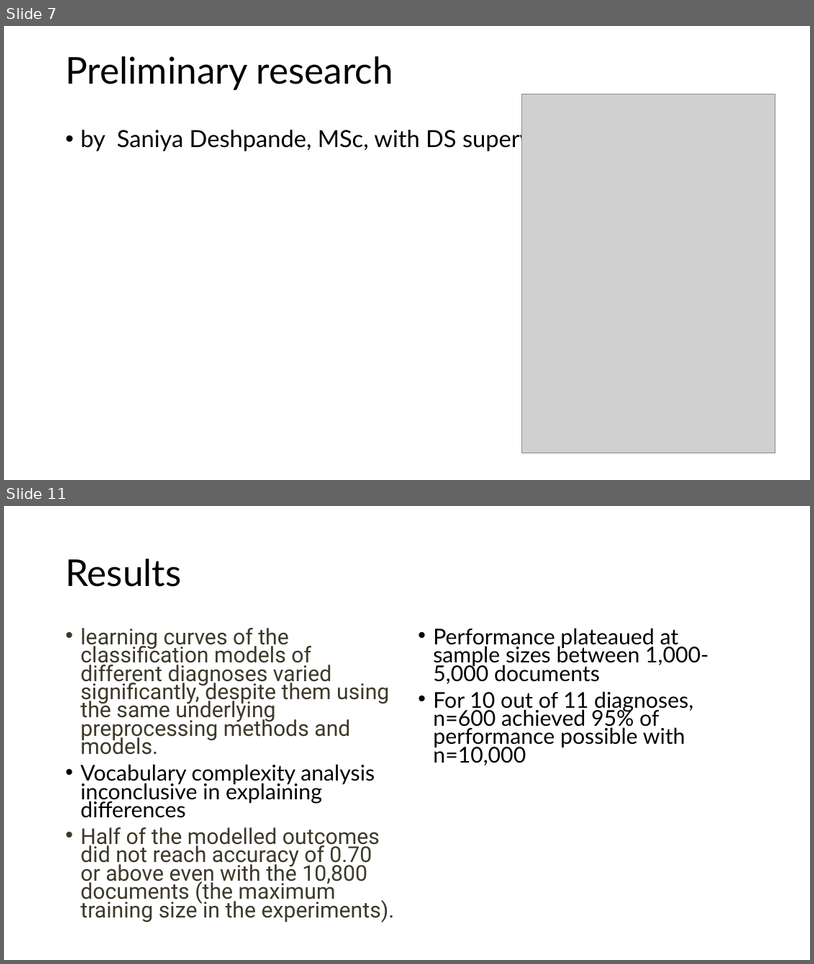
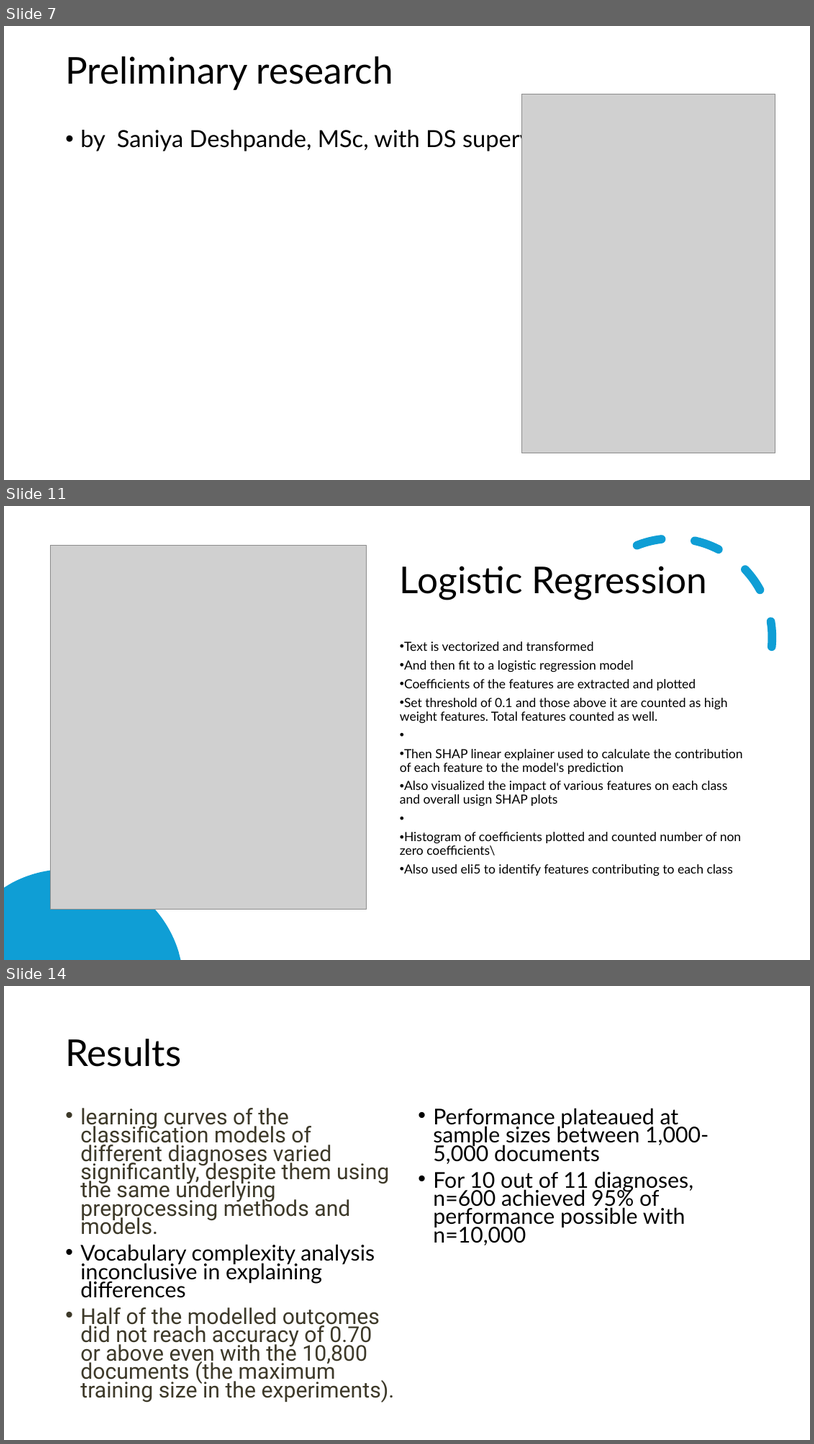
Before and after one commit to dianashams/NLP_sample_size_simulation_study, a slide deck: Determinants of the training corpus size for clinical.pptx. Shown one above the other, each under a label of ours: slides 7 and 11 before the commit, slides 7, 11 and 14 after it; the slides between them are not shown. The pictures are 814x964 and 814x1444 pixels, drawn with LibreOffice and Linux fonts; fonts in the diff are those of the drawing; grey boxes stand for pictures. Boxes give left, top, right and bottom in pixels: in the first picture for what was removed or moved away, otherwise in the second. Text is boxed around its words. In the diff, an @@ line names an element or a change of style, - is before the commit and + after.

Commit message:
added more text and images needs rewording

```diff
--- a/Determinants of the training corpus size for clinical.pptx
+++ b/Determinants of the training corpus size for clinical.pptx
@@ slide 11 added at [4, 506, 810, 960], background #FFFFFF @@
@@ arc (boxed as its full ellipse) added at [543, 507, 805, 768], outline #0F9ED5 10 pt dashed @@
@@ picture added at [51, 546, 366, 909] @@
@@ title added at [400, 566, 708, 600], 44 pt, text #000000 @@
+Logistic Regression
@@ text added at [400, 641, 743, 875], 15 pt, text #000000 @@
+• Text is vectorized and transformed
+• And then fit to a logistic regression model
+• Coefficients of the features are extracted and plotted
+• Set threshold of 0.1 and those above it are counted as high weight features. Total features counted as well.
+• Then SHAP linear explainer used to calculate the contribution of each feature to the model's prediction
+• Also visualized the impact of various features on each class and overall usign SHAP plots
+• Histogram of coefficients plotted and counted number of non zero coefficients\
+• Also used eli5 to identify features contributing to each class
@@ freeform shape added at [4, 869, 180, 960], fill #0F9ED5 @@
@@ what was slide 11 is now slide 14 @@
```
Also in this commit, not shown: 3 slides changed, 3 other slides added, 1 slide removed.
